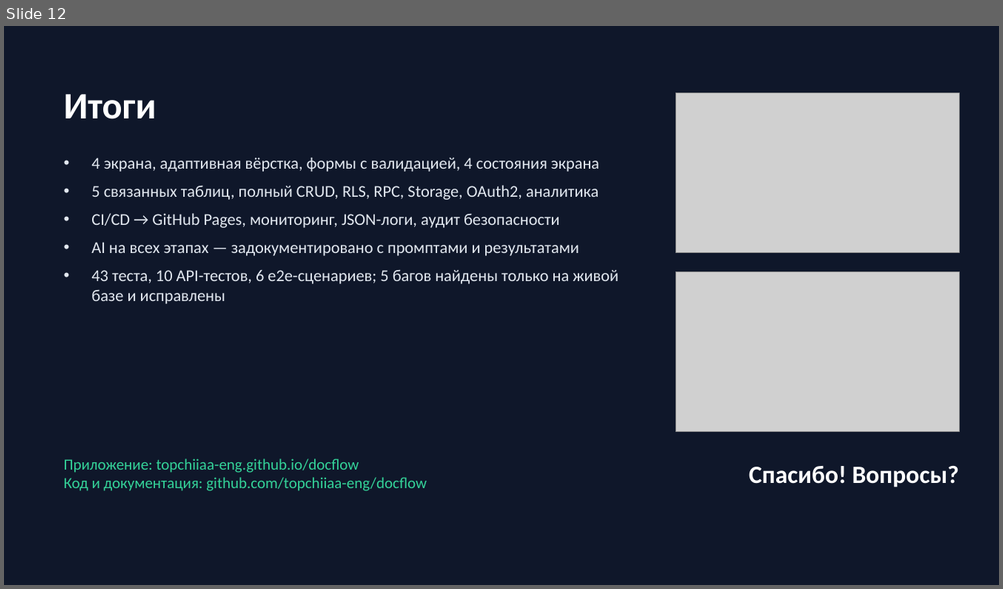
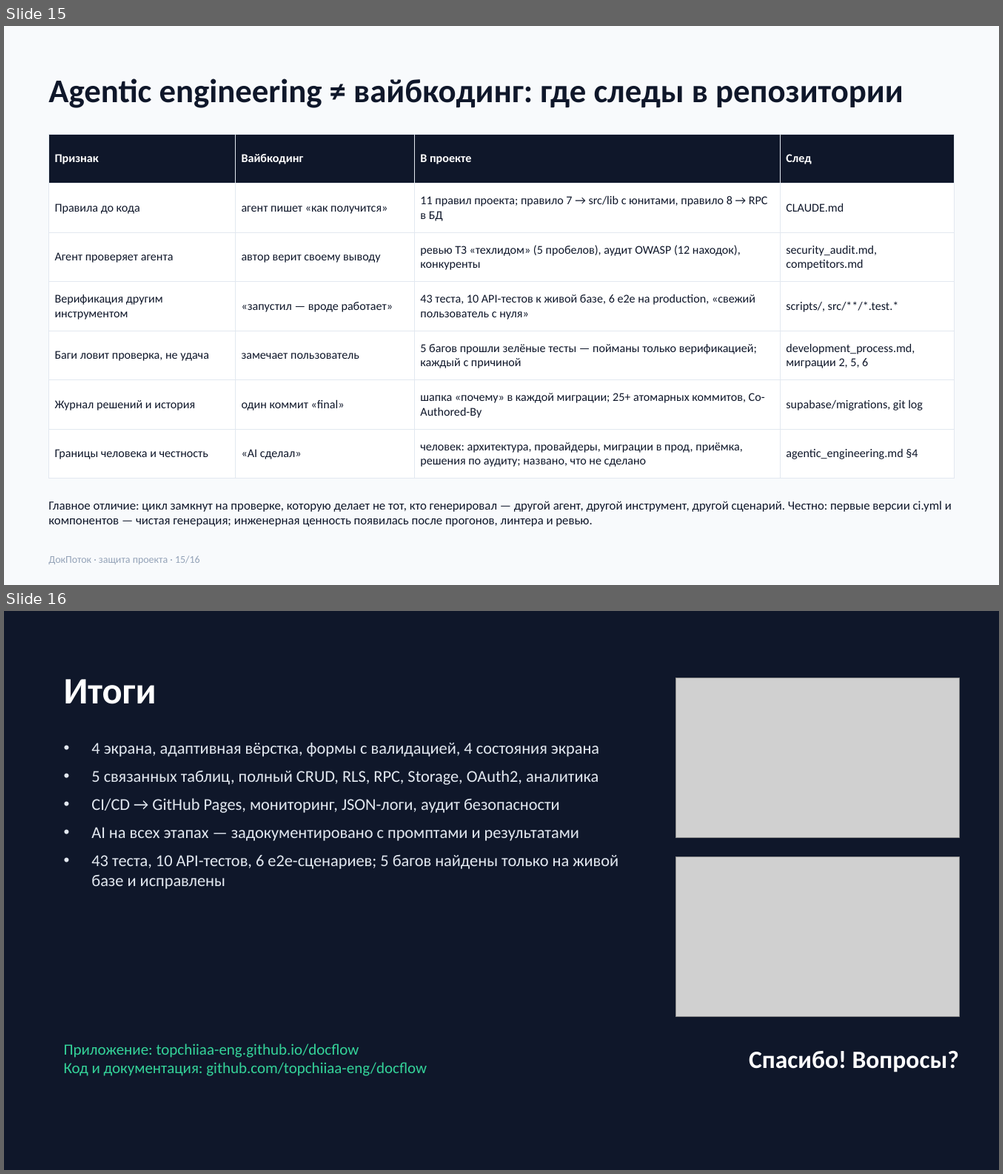
Before and after one commit to topchiiaa-eng/docflow, a slide deck: docs/presentation.pptx. Shown one above the other, each under a label of ours: slide 12 before the commit, slides 15 and 16 after it. The pictures are 1003x589 and 1003x1174 pixels, drawn with LibreOffice and Linux fonts; fonts in the diff are those of the drawing; grey boxes stand for pictures. Boxes give left, top, right and bottom in pixels: in the first picture for what was removed or moved away, otherwise in the second. Text is boxed around its words. In the diff, an @@ line names an element or a change of style, - is before the commit and + after.

```diff
--- a/docs/presentation.pptx
+++ b/docs/presentation.pptx
@@ slide 15 added at (x1=4, y1=26, x2=999, y2=585), background #F8FAFC @@
@@ text added at (x1=48, y1=79, x2=903, y2=108), 32 pt, text #0F172A, bold @@
+Agentic engineering ≠ вайбкодинг: где следы в репозитории
@@ table added at (x1=48, y1=134, x2=954, y2=470), 7 rows, 4 columns @@
+Признак | Вайбкодинг | В проекте | След
+Правила до кода | агент пишет «как получится» | 11 правил проекта; правило 7 → src/lib с юнитами, правило 8 → RPC в БД | CLAUDE.md
+Агент проверяет агента | автор верит своему выводу | ревью ТЗ «техлидом» (5 пробелов), аудит OWASP (12 находок), конкуренты | security_audit.md, competitors.md
+Верификация другим инструментом | «запустил — вроде работает» | 43 теста, 10 API-тестов к живой базе, 6 e2e на production, «свежий пользователь с нуля» | scripts/, src/**/*.test.*
+Баги ловит проверка, не удача | замечает пользователь | 5 багов прошли зелёные тесты — пойманы только верификацией; каждый с причиной | development_process.md, миграции 2, 5, 6
+Журнал решений и история | один коммит «final» | шапка «почему» в каждой миграции; 25+ атомарных коммитов, Co-Authored-By | supabase/migrations, git log
+Границы человека и честность | «AI сделал» | человек: архитектура, провайдеры, миграции в прод, приёмка, решения по аудиту; названо, что не сделано | agentic_engineering.md §4
@@ text added at (x1=48, y1=501, x2=951, y2=527), 12 pt, text #0F172A @@
+Главное отличие: цикл замкнут на проверке, которую делает не тот, кто генерировал — другой агент, другой инструмент, другой сценарий. Честно: первые версии ci.yml и компонентов — чистая генерация; инженерная ценность появилась после прогонов, линтера и ревью.
@@ text added at (x1=48, y1=556, x2=200, y2=565), 10 pt, text #94A3B8 @@
+ДокПоток · защита проекта · 15/16
@@ what was slide 12 is now slide 16 @@
```
Also in this commit, not shown: 10 slides changed, 3 other slides added, 7 other files.
